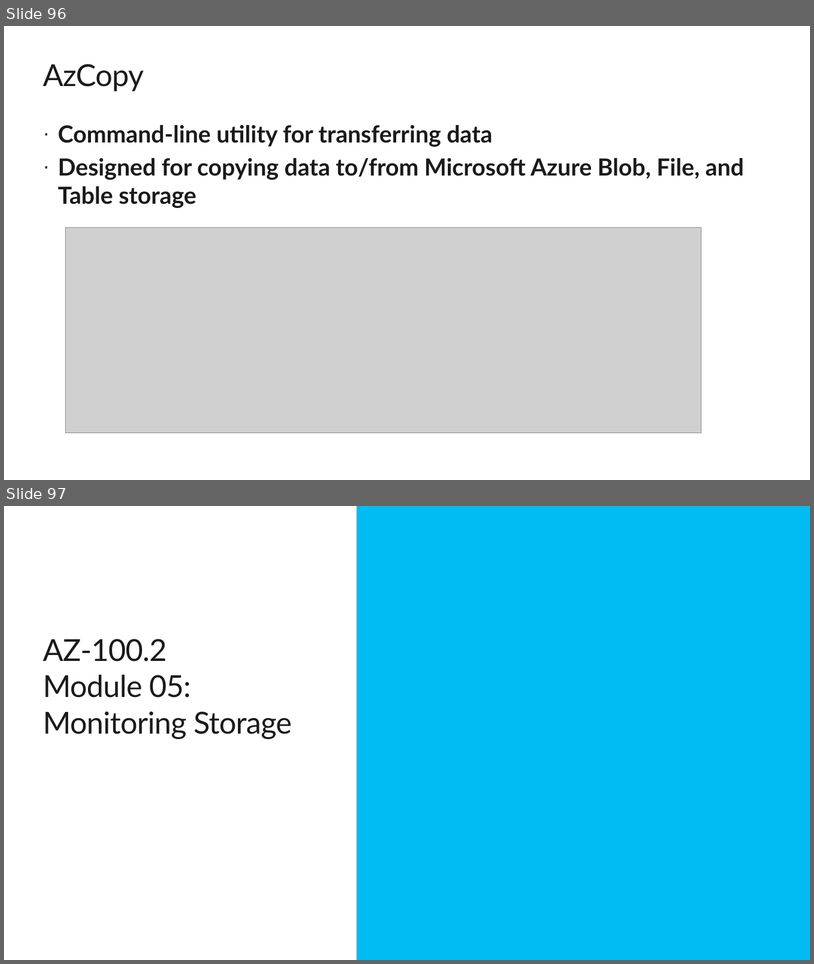
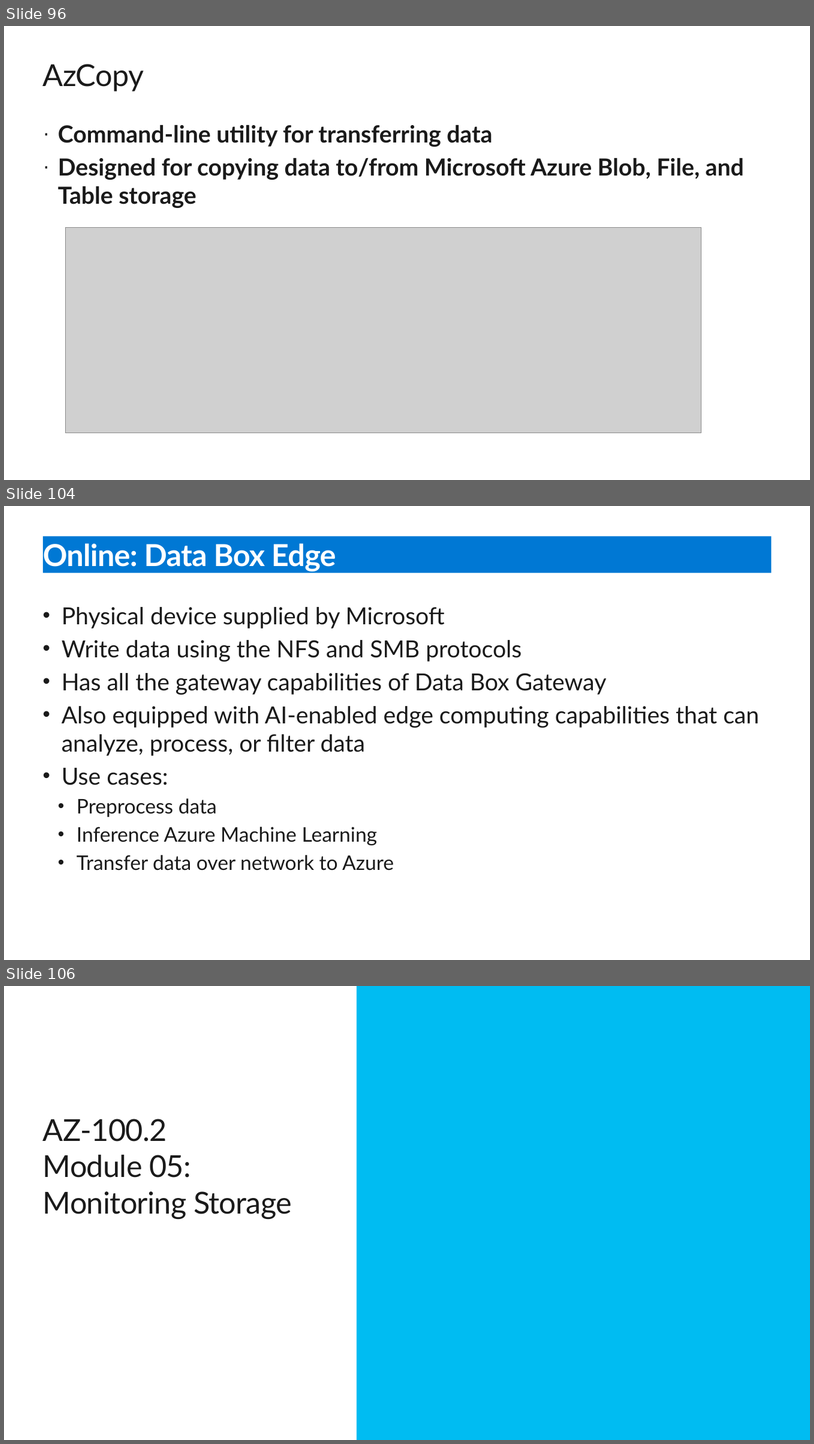
Before and after one commit to simplescripter/AZ-100-Labs, a slide deck: AZ-100Day2.pptx. Shown one above the other, each under a label of ours: slides 96 and 97 before the commit, slides 96, 104 and 106 after it; the slides between them are not shown. The pictures are 814x964 and 814x1444 pixels, drawn with LibreOffice and Linux fonts; fonts in the diff are those of the drawing; grey boxes stand for pictures; background and template pictures are left out. Boxes give left, top, right and bottom in pixels: in the first picture for what was removed or moved away, otherwise in the second. Text is boxed around its words. In the diff, an @@ line names an element or a change of style, - is before the commit and + after.

Commit message:
Added DataBox slides

```diff
--- a/AZ-100Day2.pptx
+++ b/AZ-100Day2.pptx
@@ slide 104 added at (4, 506, 810, 960), background #FFFFFF @@
@@ title added at (43, 536, 771, 573), fill #0078D4, 36 pt, text #FFFFFF, bold @@
+Online: Data Box Edge
@@ text added at (62, 607, 759, 870), 28 pt, text #1A1A1A @@
+• Physical device supplied by Microsoft
+• Write data using the NFS and SMB protocols
+• Has all the gateway capabilities of Data Box Gateway
+• Also equipped with AI-enabled edge computing capabilities that can analyze, process, or filter data
+• Use cases:
+  • Preprocess data
+  • Inference Azure Machine Learning
+  • Transfer data over network to Azure
@@ what was slide 97 is now slide 106 @@
```
Also in this commit, not shown: 8 other slides added.
